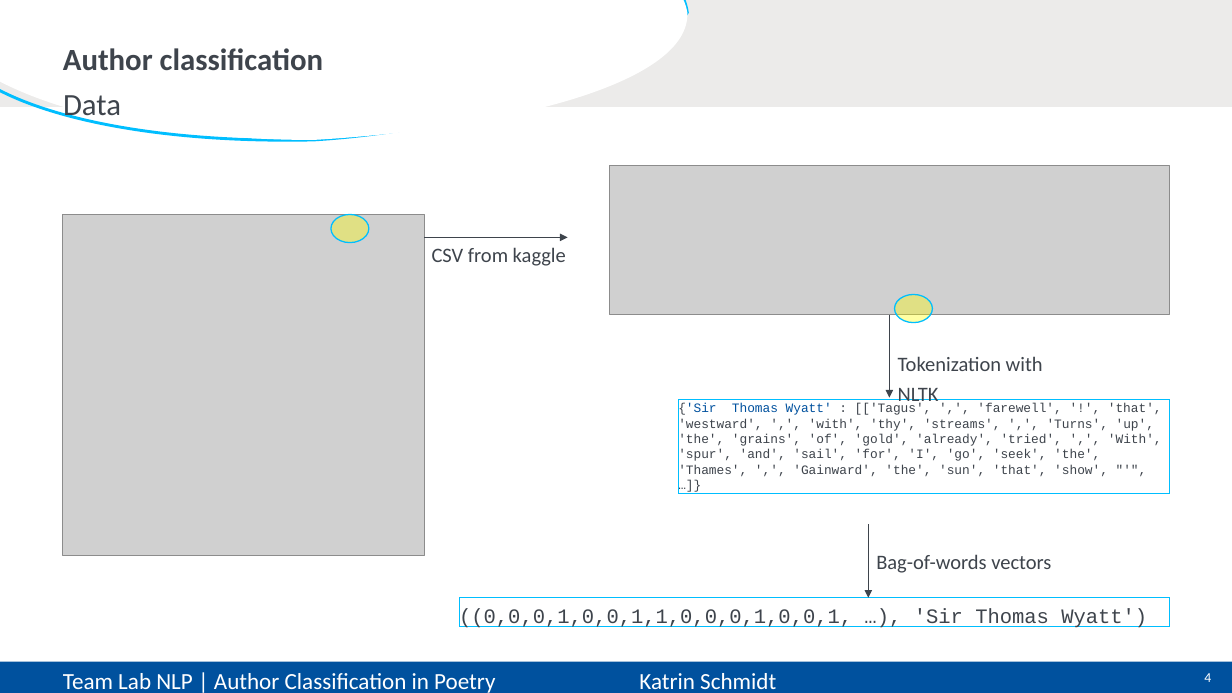
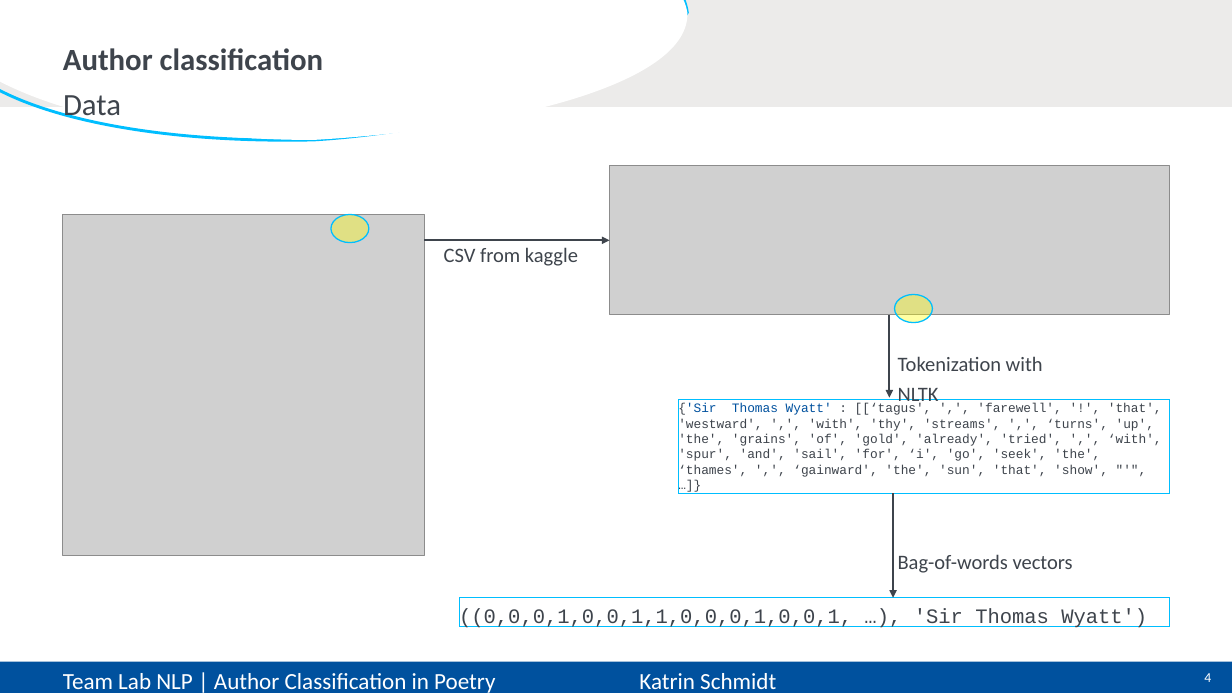
Before and after one commit to CarlottaQuensel/Author_Classification-Team_Lab, a slide deck: slide 4 of reports/TeamLab-presentation.pptx. Drawn at 1232x693 pixels with LibreOffice and Linux fonts; fonts in the diff are those of the drawing; grey boxes stand for pictures. Boxes give left, top, right and bottom in pixels: in the first picture for what was removed or moved away, otherwise in the second. Text is boxed around its words. In the diff, an @@ line names an element or a change of style, - is before the commit and + after.

```diff
--- a/reports/TeamLab-presentation.pptx
+++ b/reports/TeamLab-presentation.pptx
@@ text "CSV from kaggle": place and size @@
-text "CSV from kaggle" at bbox=[432, 247, 566, 266]
+text "CSV from kaggle" at bbox=[444, 247, 578, 266]
@@ arrow moved from (424, 238) - (567, 238) to (424, 240) - (610, 240) @@
@@ arrow (424, 240) - (610, 240): stroke #3E444C 1 pt to #3E444C 1.5 pt @@
@@ text in rectangle at bbox=[678, 403, 1162, 479]: text changed @@
-{'Sir Thomas Wyatt' : [['Tagus', ',', 'farewell', '!', 'that', 'westward', ',', 'with', 'thy', 'streams', ',', 'Turns', 'up', 'the', 'grains', 'of', 'gold', 'already', 'tried', ',', 'With', 'spur', 'and', 'sail', 'for', 'I', 'go', 'seek', 'the', 'Thames', ',', 'Gainward', 'the', 'sun', 'that', 'show', "'", …]}
+{'Sir Thomas Wyatt' : [[‘tagus', ',', 'farewell', '!', 'that', 'westward', ',', 'with', 'thy', 'streams', ',', ‘turns', 'up', 'the', 'grains', 'of', 'gold', 'already', 'tried', ',', ‘with', 'spur', 'and', 'sail', 'for', ‘i', 'go', 'seek', 'the', ‘thames', ',', ‘gainward', 'the', 'sun', 'that', 'show', "'", …]}
@@ arrow moved from (869, 524) - (869, 598) to (894, 494) - (894, 598) @@
@@ arrow (894, 494) - (894, 598): stroke #3E444C 1 pt to #3E444C 1.5 pt @@
@@ text "Bag-of-words vectors": place and size @@
-text "Bag-of-words vectors" at bbox=[876, 554, 1051, 573]
+text "Bag-of-words vectors" at bbox=[898, 554, 1073, 573]
```
Also in this commit, not shown: 6 other slides changed, 1 slide added, 1 slide removed, 4 other files.
